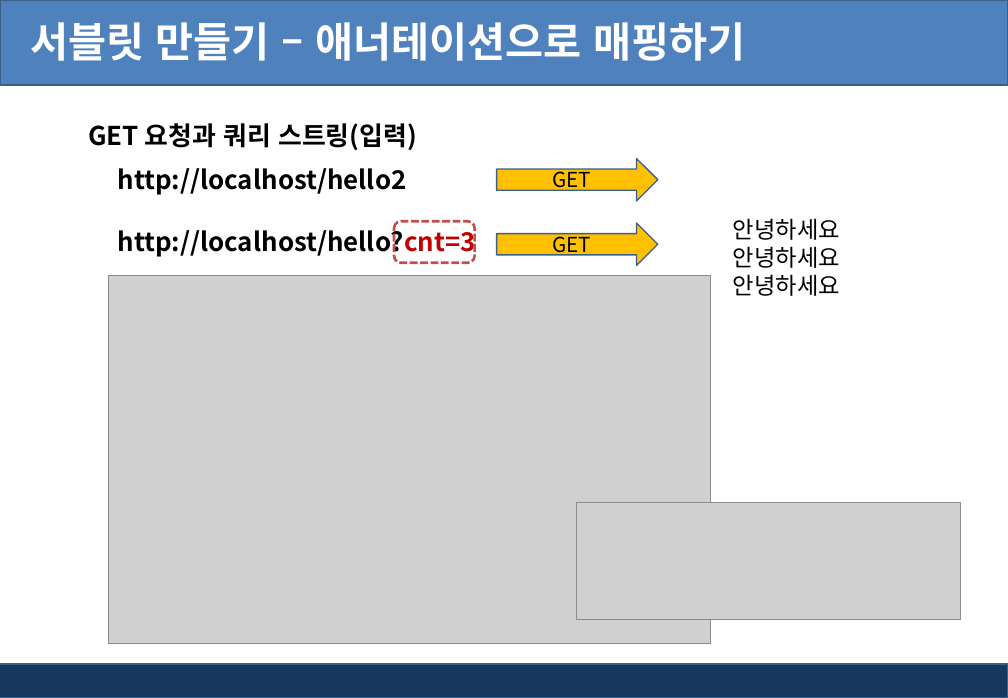
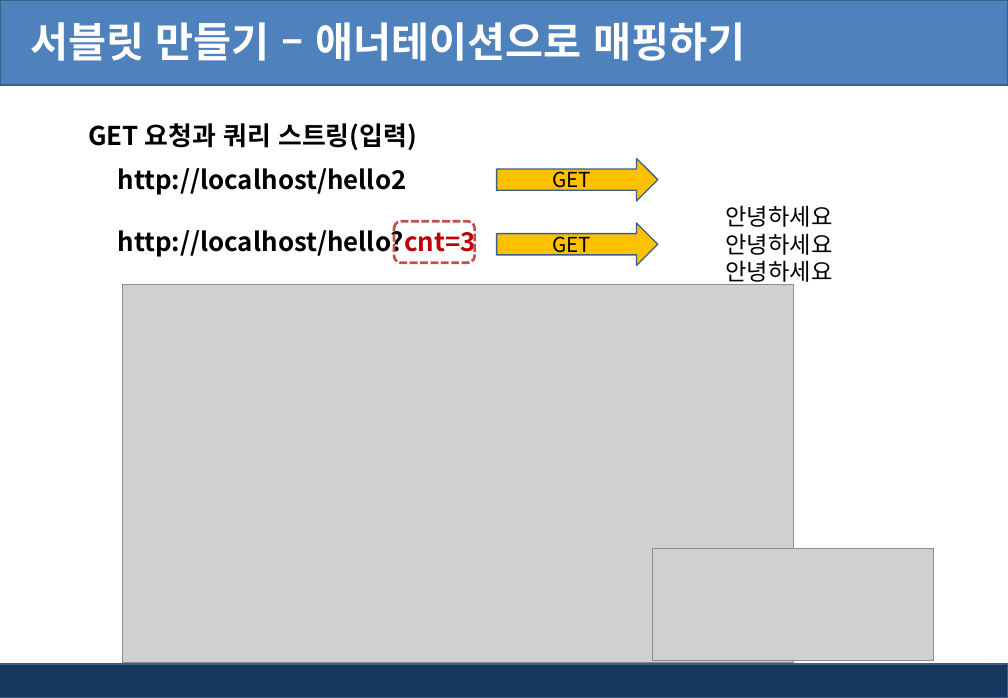
Before and after one commit to pshho/ngreen_project, a slide deck: slide 19 of jspWorks/자료/jsp_ppt/4장. jsp 서블릿 API.pptx. Drawn at 1008x698 pixels with LibreOffice and Linux fonts; fonts in the diff are those of the drawing; grey boxes stand for pictures; background and template pictures are left out. Boxes give left, top, right and bottom in pixels: in the first picture for what was removed or moved away, otherwise in the second. Text is boxed around its words. In the diff, an @@ line names an element or a change of style, - is before the commit and + after.

```diff
--- a/jspWorks/자료/jsp_ppt/4장. jsp 서블릿 API.pptx
+++ b/jspWorks/자료/jsp_ppt/4장. jsp 서블릿 API.pptx
@@ text "안녕하세요" rewrapped from box(733, 218, 840, 296) to box(725, 205, 832, 287) @@
@@ picture: place and size @@
-picture at box(109, 276, 710, 643)
+picture at box(123, 285, 793, 663)
@@ picture removed at box(577, 503, 961, 619) @@
@@ picture added at box(653, 548, 934, 660) @@
```
Also in this commit, not shown: 3 other slides changed, 1 slide added, 18 other files.
